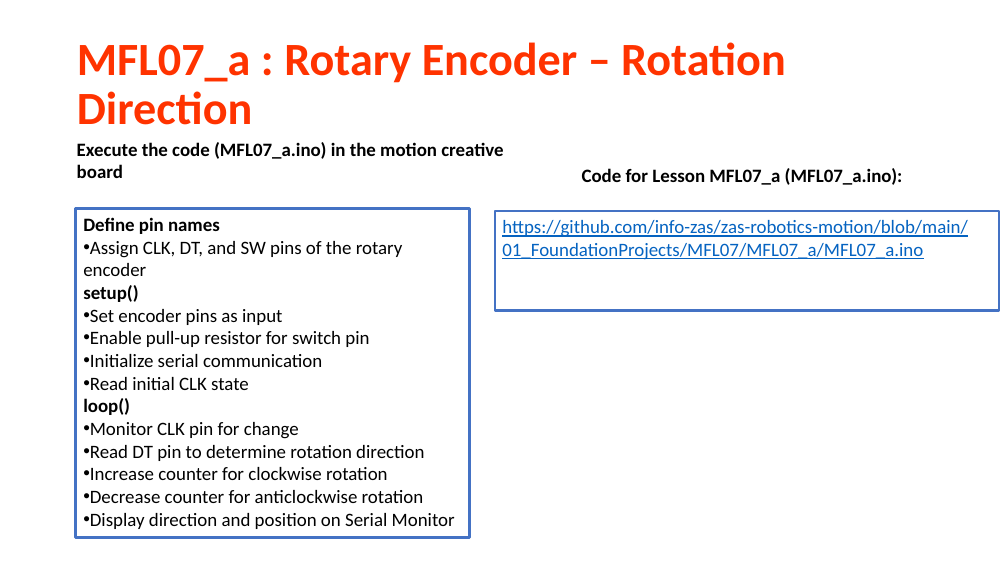
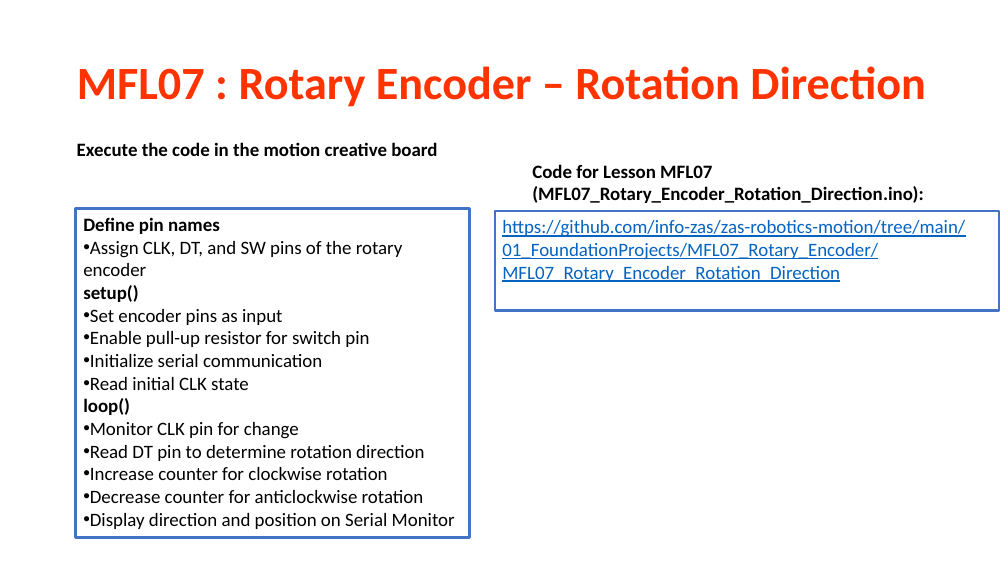
Before and after one commit to info-zas/zas-robotics-motion, a slide deck: slide 7 of 01_FoundationProjects/MFL07_Rotary_Encoder/MFL07_Rotary_Encoder.pptx. Drawn at 1008x567 pixels with LibreOffice and Linux fonts; fonts in the diff are those of the drawing. Boxes give left, top, right and bottom in pixels: in the first picture for what was removed or moved away, otherwise in the second. Text is boxed around its words. In the diff, an @@ line names an element or a change of style, - is before the commit and + after.

```diff
--- a/01_FoundationProjects/MFL07_Rotary_Encoder/MFL07_Rotary_Encoder.pptx
+++ b/01_FoundationProjects/MFL07_Rotary_Encoder/MFL07_Rotary_Encoder.pptx
@@ title at box(77, 66, 925, 107): text changed @@
-MFL07_a : Rotary Encoder – Rotation Direction
+MFL07 : Rotary Encoder – Rotation Direction
@@ text at box(77, 142, 437, 156): text changed @@
-Execute the code (MFL07_a.ino) in the motion creative board
+Execute the code in the motion creative board
@@ text at box(532, 164, 923, 203): text changed @@
-Code for Lesson MFL07_a (MFL07_a.ino):
+Code for Lesson MFL07 (MFL07_Rotary_Encoder_Rotation_Direction.ino):
@@ text in rectangle at box(502, 220, 965, 282): text changed @@
-https://github.com/info-zas/zas-robotics-motion/blob/main/01_FoundationProjects/MFL07/MFL07_a/MFL07_a.ino
+https://github.com/info-zas/zas-robotics-motion/tree/main/01_FoundationProjects/MFL07_Rotary_Encoder/MFL07_Rotary_Encoder_Rotation_Direction
```
Also in this commit, not shown: 2 other slides changed, 15 other files.
